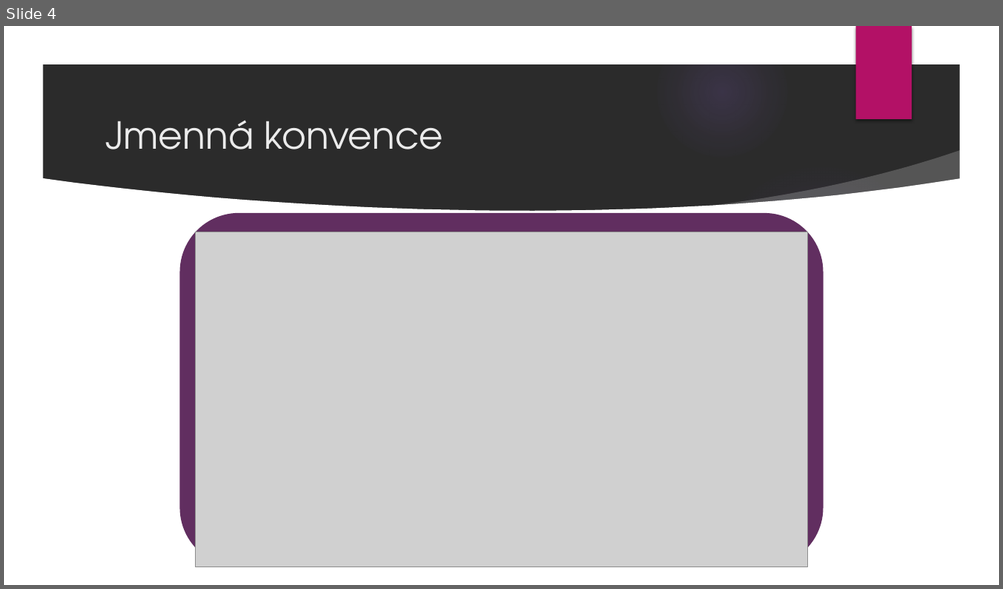
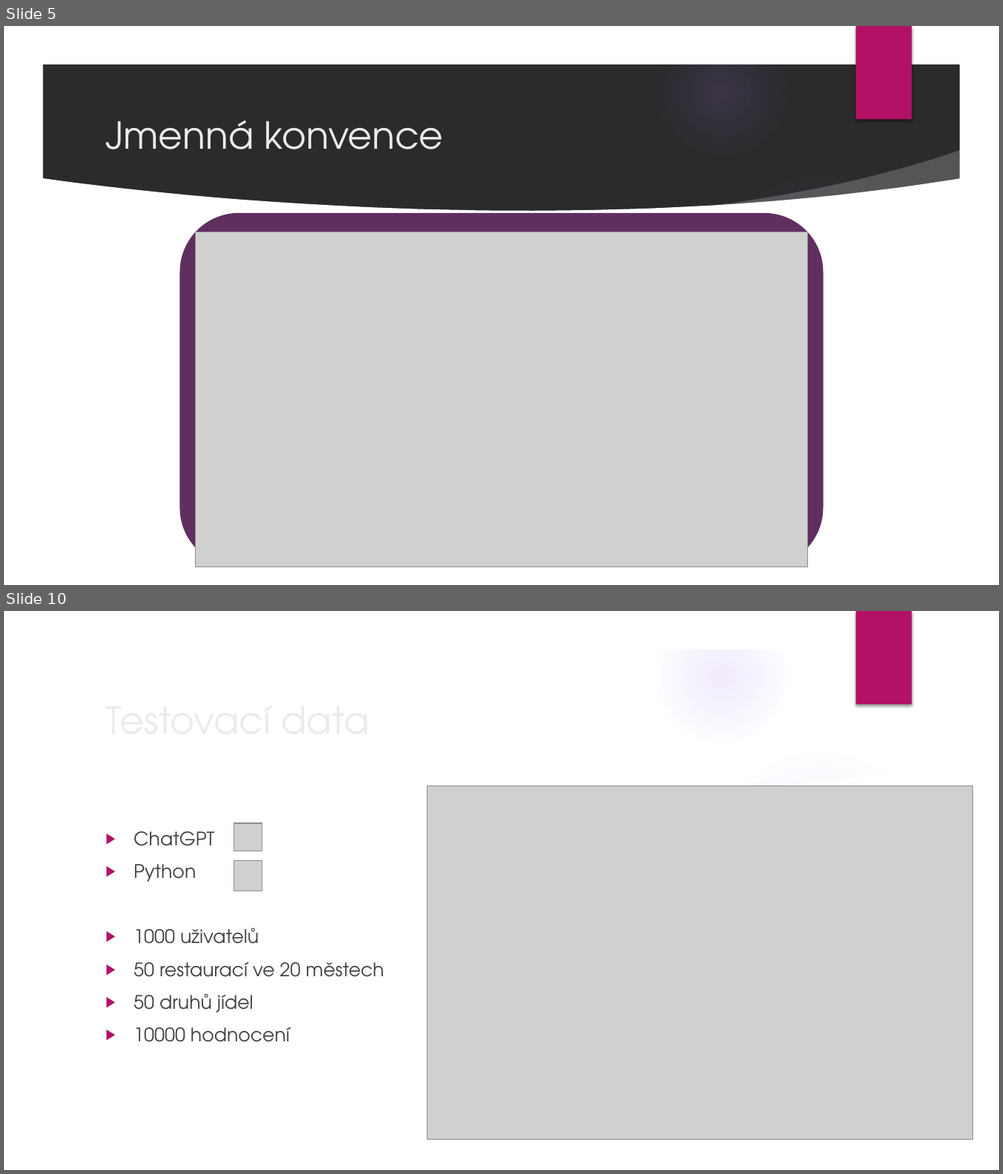
Before and after one commit to milan252525/SurrealDB, a slide deck: surrealdb.pptx. Shown one above the other, each under a label of ours: slide 4 before the commit, slides 5 and 10 after it; the slides between them are not shown. The pictures are 1003x589 and 1003x1174 pixels, drawn with LibreOffice and Linux fonts; fonts in the diff are those of the drawing; grey boxes stand for pictures; background and template pictures are left out; a plain dark background stands for a picture behind light text. Boxes give left, top, right and bottom in pixels: in the first picture for what was removed or moved away, otherwise in the second. Text is boxed around its words. In the diff, an @@ line names an element or a change of style, - is before the commit and + after.

```diff
--- a/surrealdb.pptx
+++ b/surrealdb.pptx
@@ slide 10 added at (4, 611, 999, 1170), background picture (left out); not listed: 9 template elements that a slide beside it also shows @@
@@ title added at (98, 690, 813, 748), 36 pt, text #EBEBEB @@
+Testovací data
@@ picture added at (427, 786, 973, 1140) @@
@@ text added at (134, 832, 384, 1042), 18 pt, text #404040 @@
+▶ ChatGPT
+▶ Python
+▶ 1000 uživatelů
+▶ 50 restaurací ve 20 městech
+▶ 50 druhů jídel
+▶ 10000 hodnocení
@@ picture added at (234, 823, 262, 851) @@
@@ picture added at (234, 861, 262, 891) @@
@@ what was slide 4 is now slide 5 @@
```
Also in this commit, not shown: 1 slide changed, 4 other slides added, 3 slides removed.
